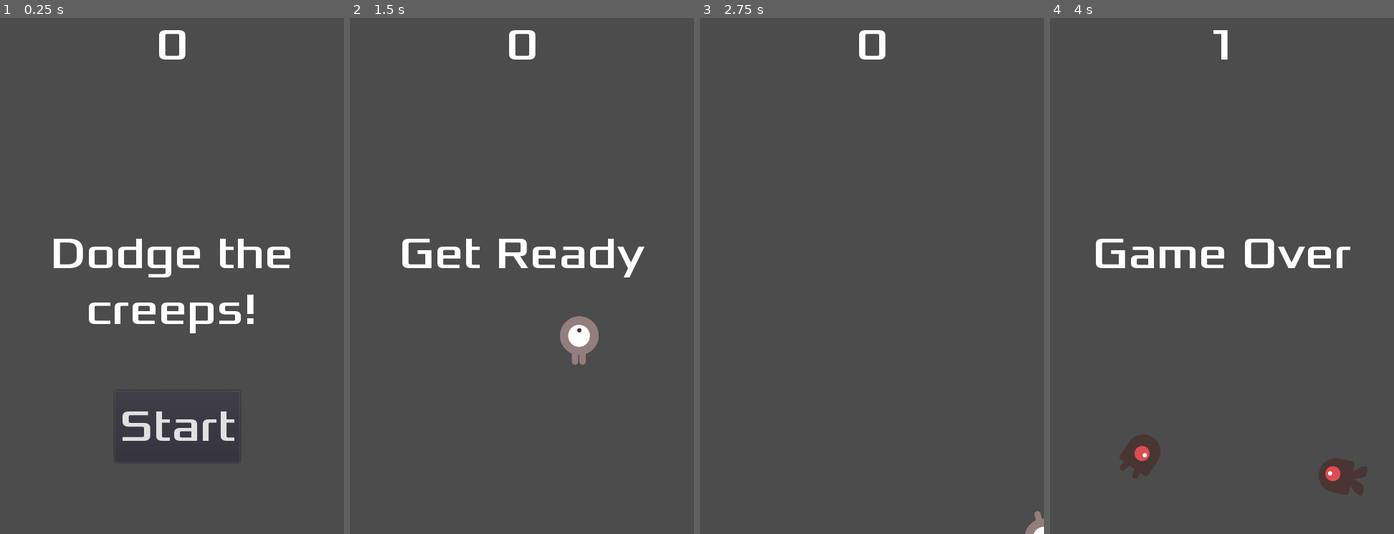
Above: before the commit, frames 1-4 (left to right).
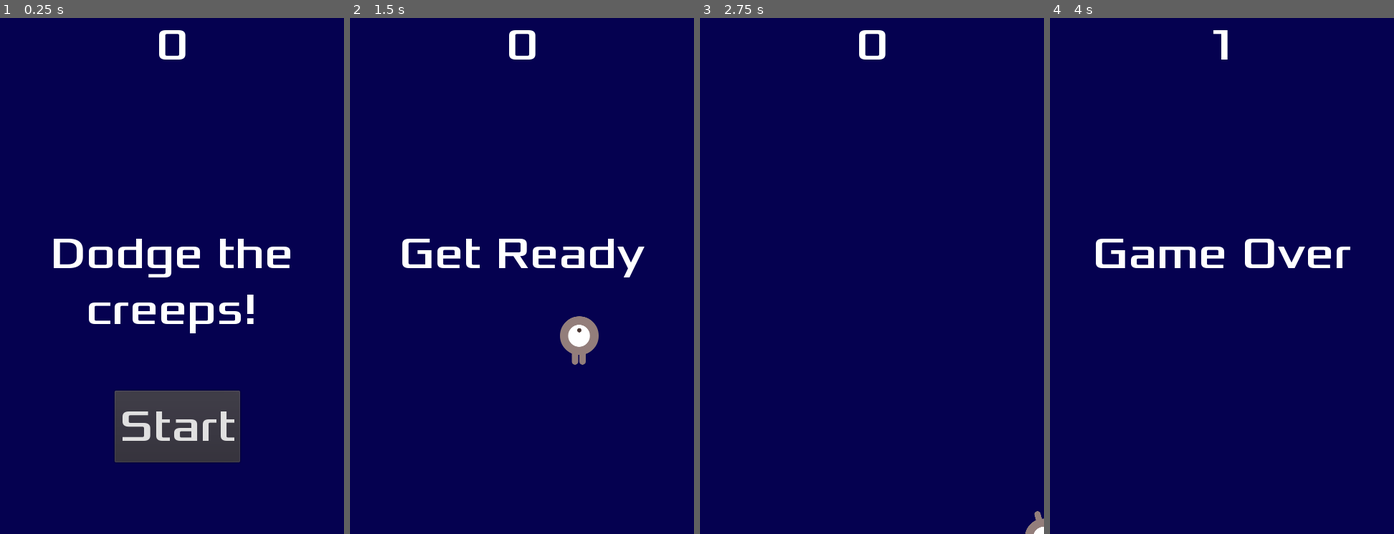
Above: after the commit, the same moments.

Repository: Totamaa/firstGameGodot
Game: Godot game, scene res://Main.tscn
Two runs of this game, one before a commit and one after it. Both use one fixed random seed, a clock stepped at 60 frames per second and the inputs below.
Inputs:
- Up to frame 1 (0.25 s): no input
- Up to frame 2 (1.5 s): click "Start" at 0.5 s; tap Enter at 1.25 s; hold Right (ui_right) from 1.28 s (still down)
- Up to frame 3 (2.75 s): release Right (ui_right) at 2.03 s; hold Down (ui_down) from 2.03 s (still down)
- Up to frame 4 (4 s): release Down (ui_down) at 2.78 s; hold Right (ui_right) 2.78-3.53 s; hold Up (ui_up) from 3.53 s (still down)

The runs differ from the first frame. In frame 1, 92% of the frame differs, in the area x 0-100%, y 0-100%; in frame 2, 98%; in frame 3, 100%; in frame 4, 98%.

Commit message:
Jeu en entier !

Diff:
--- a/HUD.tscn
+++ b/HUD.tscn
@@ -6,6 +6,12 @@
 [sub_resource type="DynamicFont" id=1]
 size = 62
 font_data = ExtResource( 2 )
+
+[sub_resource type="InputEventAction" id=2]
+action = "ui_select"
+
+[sub_resource type="ShortCut" id=3]
+shortcut = SubResource( 2 )
 
 [node name="HUD" type="CanvasLayer"]
 script = ExtResource( 1 )
@@ -44,6 +50,8 @@
 margin_right = -0.160034
 margin_bottom = 0.0799561
 custom_fonts/font = SubResource( 1 )
+shortcut_in_tooltip = false
+shortcut = SubResource( 3 )
 text = "Start"
 __meta__ = {
 "_edit_use_anchors_": false
--- a/Main.gd
+++ b/Main.gd
@@ -15,6 +15,9 @@
 	$ScoreTimer.stop()
 	$MobTimer.stop()
 	$HUD.show_game_over()
+	get_tree().call_group("mobs", "queue_free")
+	$Music.stop()
+	$DeathSound.play()
 
 
 func new_game():
@@ -23,6 +26,7 @@
 	$StartTimer.start()
 	$HUD.update_score(score)
 	$HUD.show_message("Get Ready")
+	$Music.play()
 
 
 
--- a/Main.tscn
+++ b/Main.tscn
@@ -1,9 +1,11 @@
-[gd_scene load_steps=6 format=2]
+[gd_scene load_steps=8 format=2]
 
 [ext_resource path="res://Player.tscn" type="PackedScene" id=1]
 [ext_resource path="res://Main.gd" type="Script" id=2]
 [ext_resource path="res://Mob.tscn" type="PackedScene" id=3]
 [ext_resource path="res://HUD.tscn" type="PackedScene" id=4]
+[ext_resource path="res://dodge_assets/art/House In a Forest Loop.ogg" type="AudioStream" id=5]
+[ext_resource path="res://dodge_assets/art/gameover.wav" type="AudioStream" id=6]
 
 [sub_resource type="Curve2D" id=1]
 _data = {
@@ -13,6 +15,14 @@
 [node name="Main" type="Node"]
 script = ExtResource( 2 )
 Mob = ExtResource( 3 )
+
+[node name="ColorRect" type="ColorRect" parent="."]
+anchor_right = 1.0
+anchor_bottom = 1.0
+color = Color( 0.0235294, 0.00784314, 0.317647, 1 )
+__meta__ = {
+"_edit_use_anchors_": false
+}
 
 [node name="Player" parent="." instance=ExtResource( 1 )]
 
@@ -35,6 +45,12 @@
 
 [node name="HUD" parent="." instance=ExtResource( 4 )]
 
+[node name="Music" type="AudioStreamPlayer" parent="."]
+stream = ExtResource( 5 )
+
+[node name="DeathSound" type="AudioStreamPlayer" parent="."]
+stream = ExtResource( 6 )
+
 [connection signal="hit" from="Player" to="." method="game_over"]
 [connection signal="timeout" from="MobTimer" to="." method="_on_MobTimer_timeout"]
 [connection signal="timeout" from="ScoreTimer" to="." method="_on_ScoreTimer_timeout"]
Not shown: 1 places in HUD.tscn that only renumber resources
